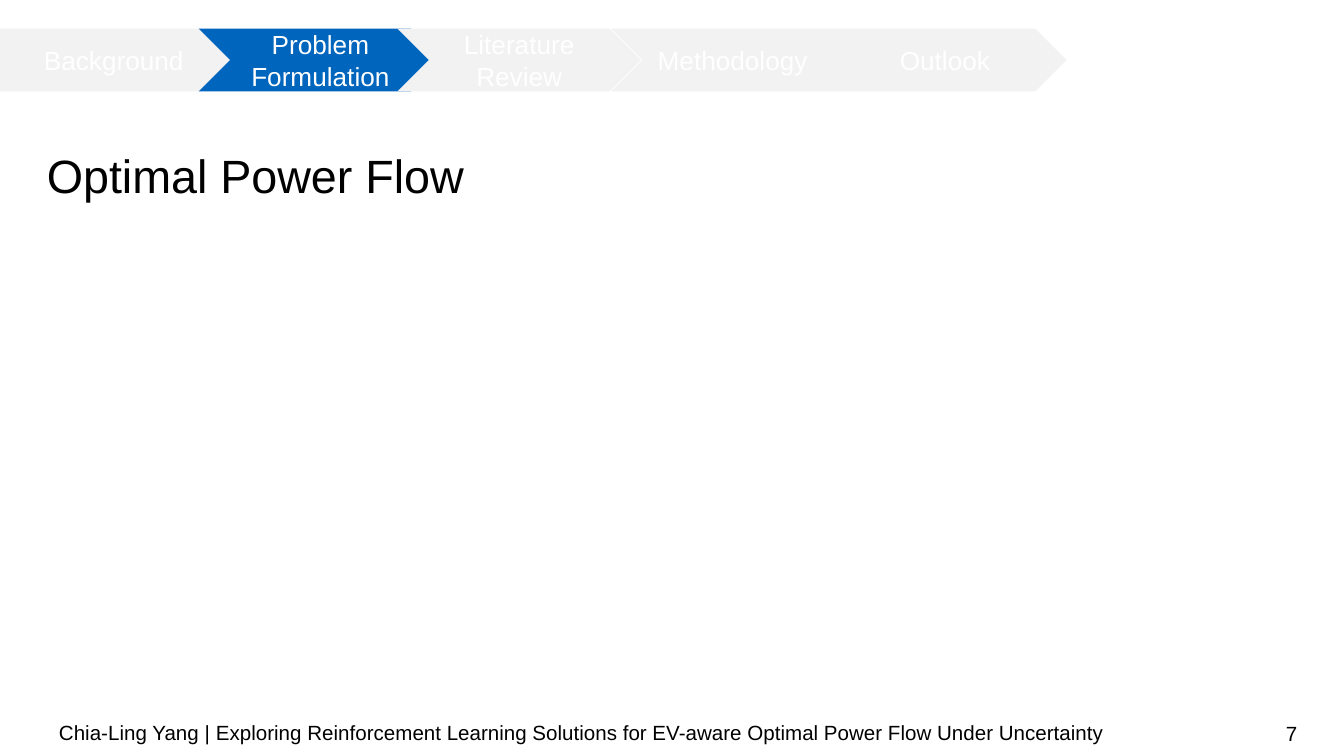
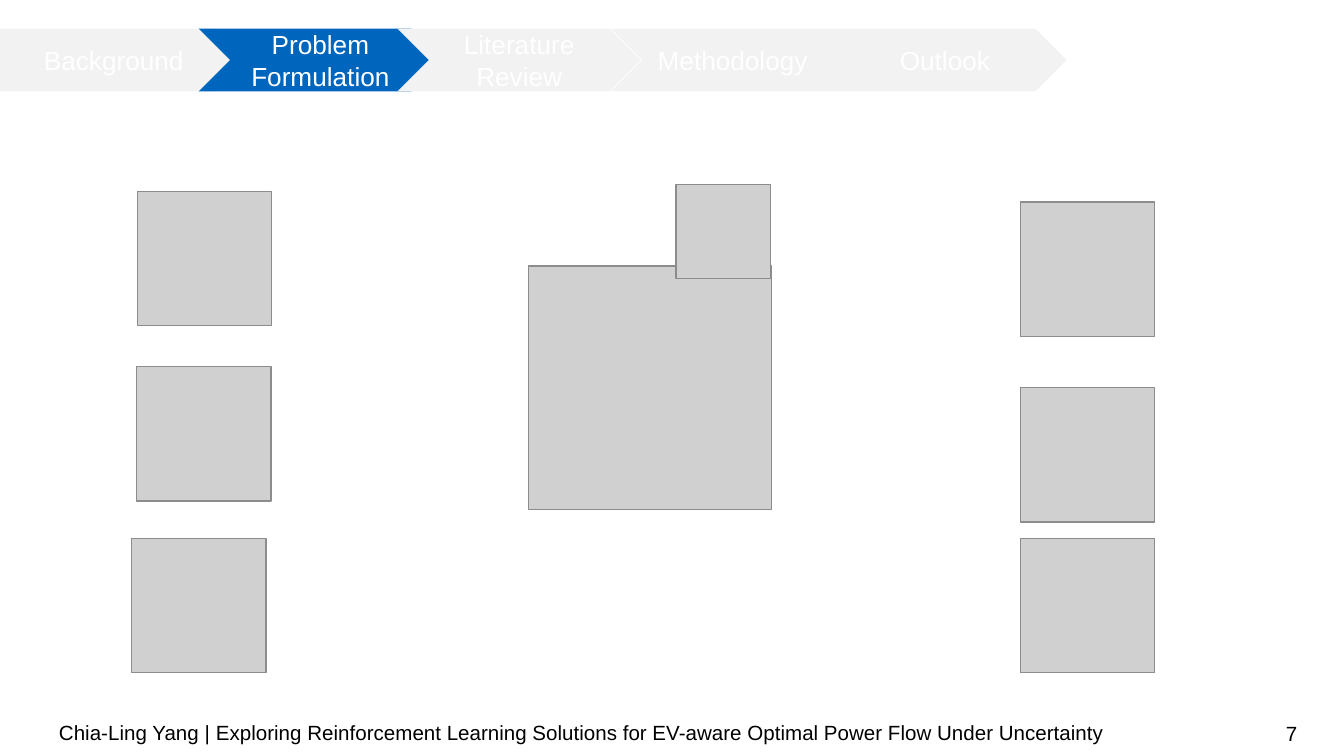
Before and after one commit to chialingyang7718/RL_OPF_EVaware, a slide deck: slide 7 of Mid-term Presentation.pptx. Drawn at 1344x756 pixels with LibreOffice and Linux fonts; fonts in the diff are those of the drawing; grey boxes stand for pictures; background and template pictures are left out. Boxes give left, top, right and bottom in pixels: in the first picture for what was removed or moved away, otherwise in the second. Text is boxed around its words. In the diff, an @@ line names an element or a change of style, - is before the commit and + after.

```diff
--- a/Mid-term Presentation.pptx
+++ b/Mid-term Presentation.pptx
@@ title removed at [47, 159, 463, 202] @@
-Optimal Power Flow
@@ picture added at [137, 191, 271, 325] @@
@@ picture added at [676, 184, 770, 278] @@
@@ picture added at [1020, 202, 1154, 336] @@
@@ picture added at [528, 266, 771, 509] @@
@@ picture added at [137, 367, 271, 501] @@
@@ picture added at [1020, 388, 1154, 523] @@
@@ picture added at [132, 539, 266, 673] @@
@@ picture added at [1020, 539, 1154, 673] @@
```
Also in this commit, not shown: 5 other slides changed, 1 slide added, 2 slides removed, 2 other files.
